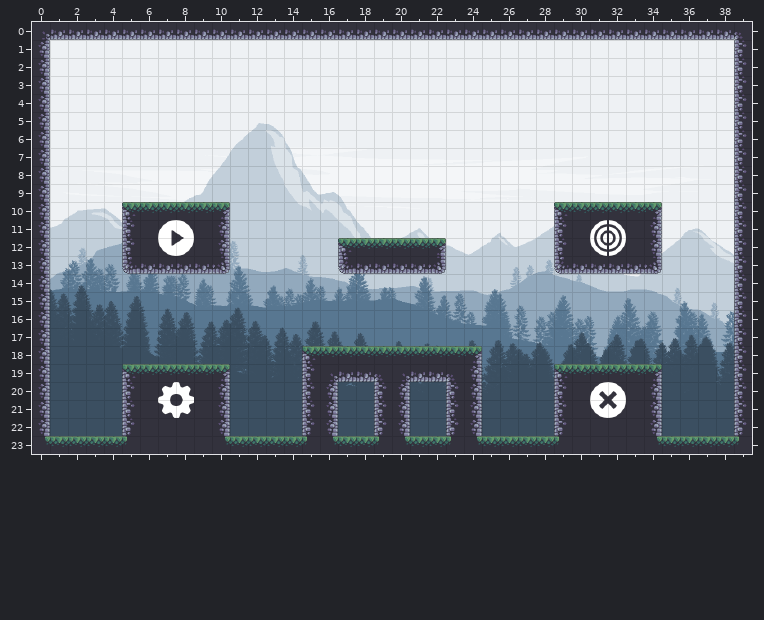
Tiled map, stored at proyecto/maps/level_title.tmx. Above, as it was before the edit.
Cells are 32x32 px. Shown: x 0..39, y 0..23.
New version:
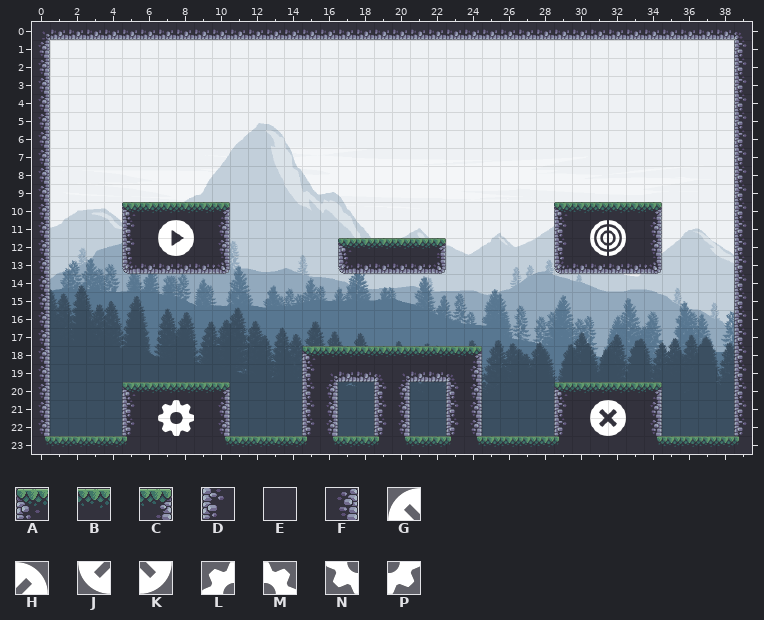
Key: from "Terreno": A 0, B 1, C 2, D 17, E 18, F 19; from "exit": G 0, H 1, J 2, K 3; from "options": L 0, M 1, N 2, P 3.
_ is an empty cell.
Message: Reducido tamaño plataformas inferiores
What changed:
Layer "tile_map/elements":
y 19: x 5..10 ABBBBC -> ______; x 29..34 ABBBBC -> ______
y 20: x 5..10 DEEEEF -> ABBBBC; x 29..34 DEEEEF -> ABBBBC
Layer "icons":
y 20: x 7..8 LM -> __; x 31..32 GH -> __
y 21: x 7..8 NP -> LM; x 31..32 JK -> GH
y 22: x 7..8 __ -> NP; x 31..32 __ -> JK
Boxes around the changes in both pictures, in picture pixels (x1, y1, x2, y2):
changed: (122, 364, 230, 436)
changed: (554, 364, 662, 436)
